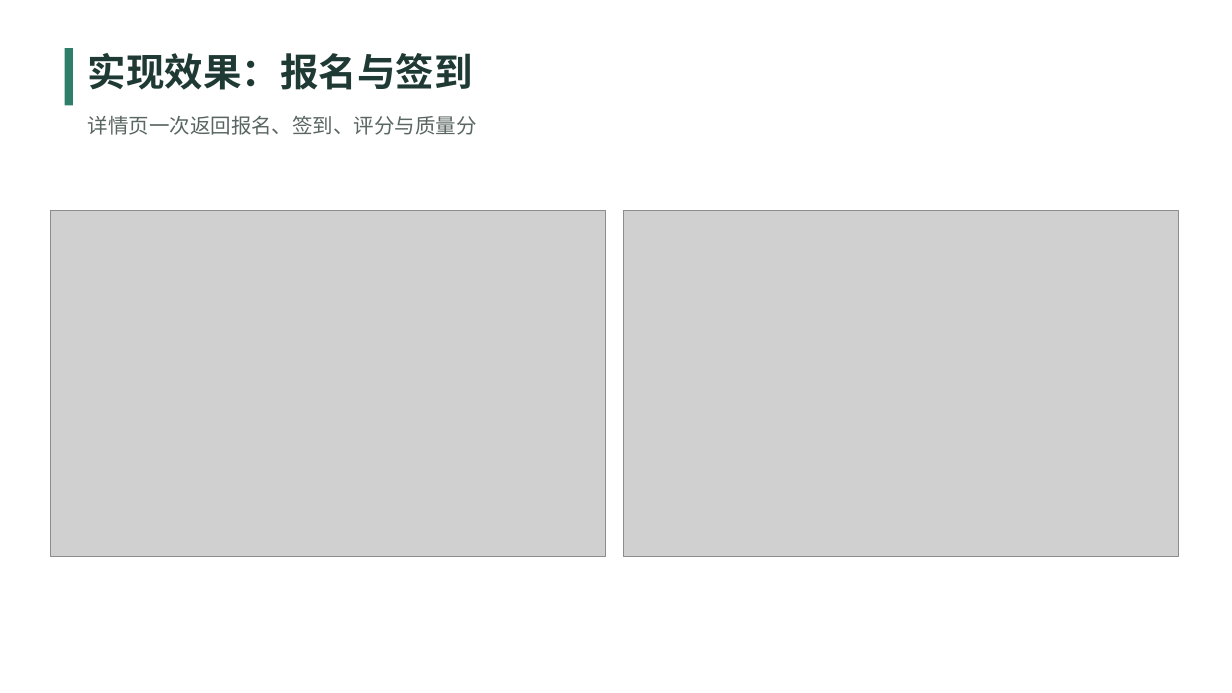
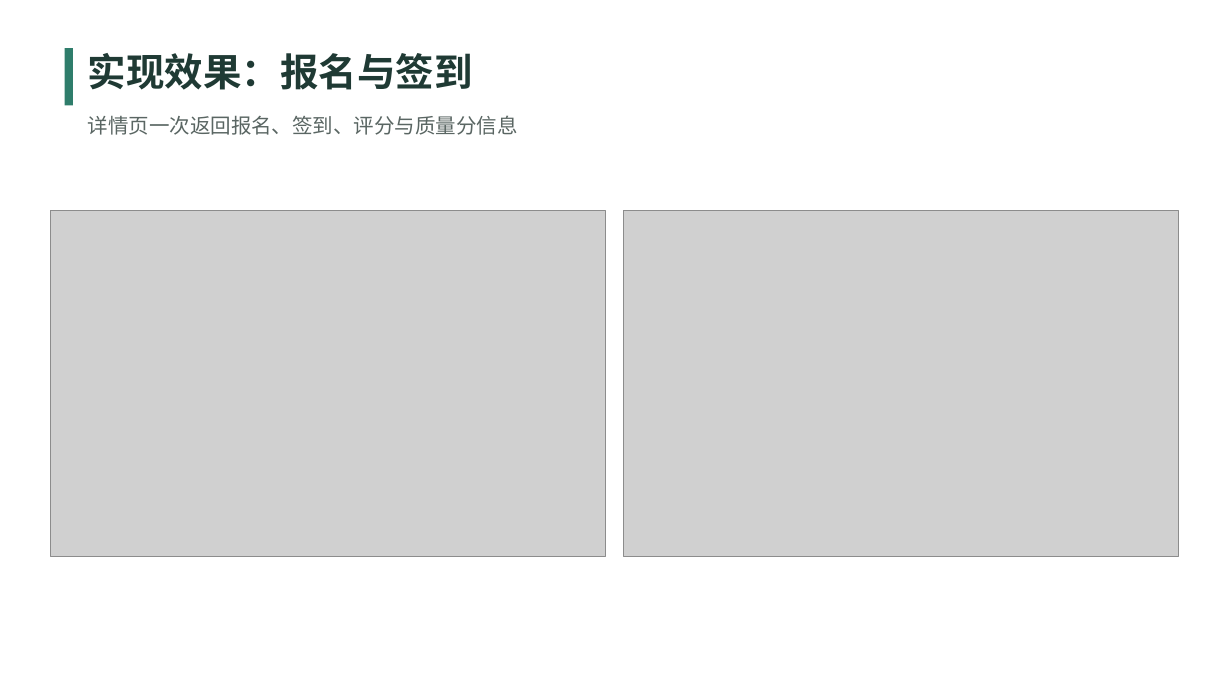
Before and after one commit to tkRRRRRR/Campus-Event-Management-System, a slide deck: slide 11 of doc/答辩PPT.pptx. Drawn at 1232x693 pixels with LibreOffice and Linux fonts; fonts in the diff are those of the drawing; grey boxes stand for pictures. Boxes give left, top, right and bottom in pixels: in the first picture for what was removed or moved away, otherwise in the second. Text is boxed around its words. In the diff, an @@ line names an element or a change of style, - is before the commit and + after.

```diff
--- a/doc/答辩PPT.pptx
+++ b/doc/答辩PPT.pptx
@@ text at (88, 115, 518, 135): text changed @@
-详情页一次返回报名、签到、评分与质量分
+详情页一次返回报名、签到、评分与质量分信息
```
Also in this commit, not shown: 10 other slides changed, 27 other files.
